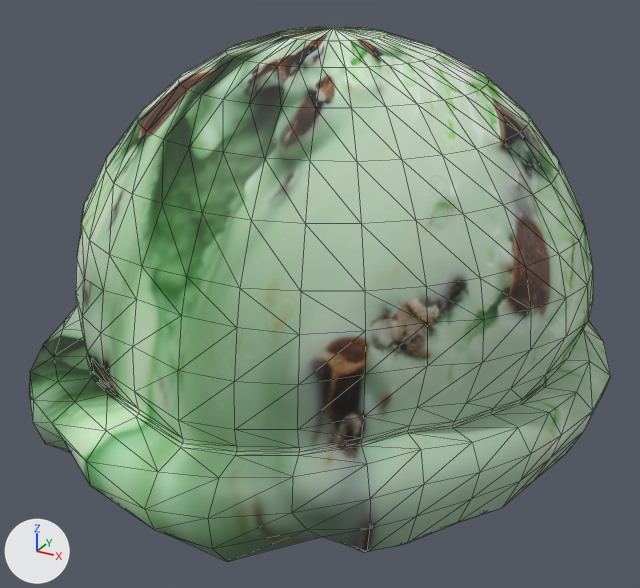
One commit to the glTF model public/gltf/scoops/scoop-mint.gltf: the scene before it, then after it.
One viewpoint serves both versions: a 50 mm camera at (0.927, -1.745, 0.905) aimed at (0.008, -0.074, 0.07). The lights are fixed; the arrows at lower left show +X, +Y and +Z. Mesh edges are drawn as thin lines. Where no turn or scale is listed for an object, it has been applied to the vertices.

Names of what the first picture shows: 'Scoop'.
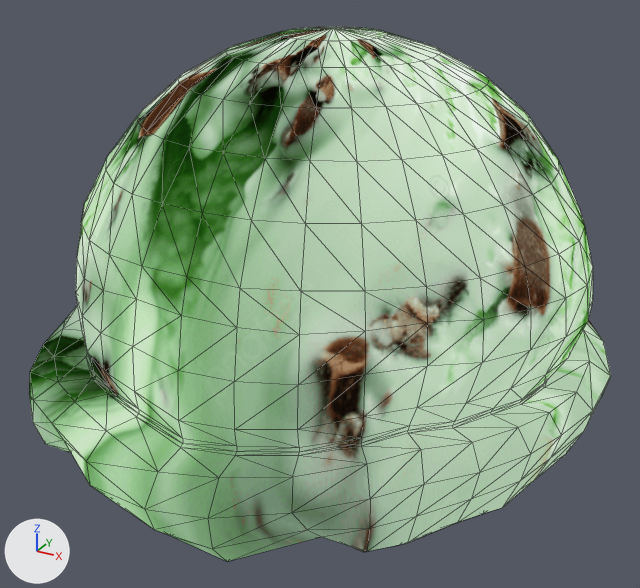
Boxes [x1, y1, x2, y2] around the edits, measured in the pictures (640 x 588 px):
'Scoop', recoloured: [29, 27, 611, 561] in both

The change, as a list of edits to the scene's bpy script:
```text
Add img_mint_chocolate_chip_texture:
    img_mint_chocolate_chip_texture = load_image('Mint Chocolate Chip Texture', '_unpacked/Mint_Chocolate_Chip_Texture', 960, 538, 'sRGB')
Add mat_material:
    mat_material = bpy.data.materials.new('Material')
    # uses the picture img_mint_chocolate_chip_texture
Change me_scoop:
    where me_scoop.from_pydata(...)  # 641 vertices, 1248 faces; spans x -0.682..0.649, y -0.725..0.653, z -0.32..0.663
    remove me_scoop.materials.append(mat_material_002)  # picture img_mint_chocolate_chip_ice_cream_texture
    add me_scoop.materials.append(mat_material)
```
